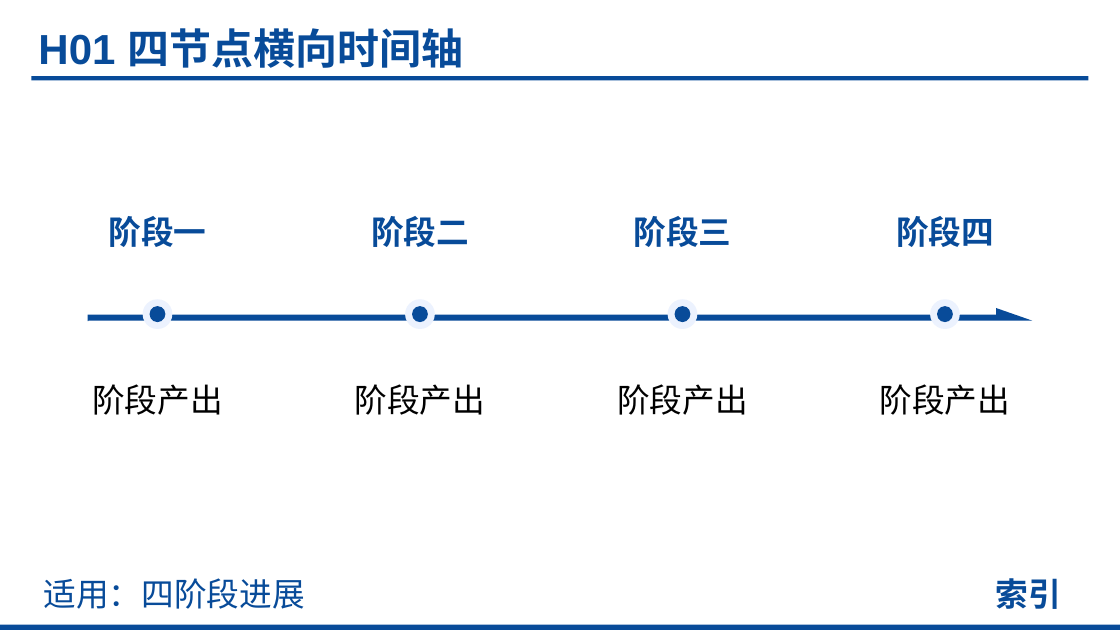
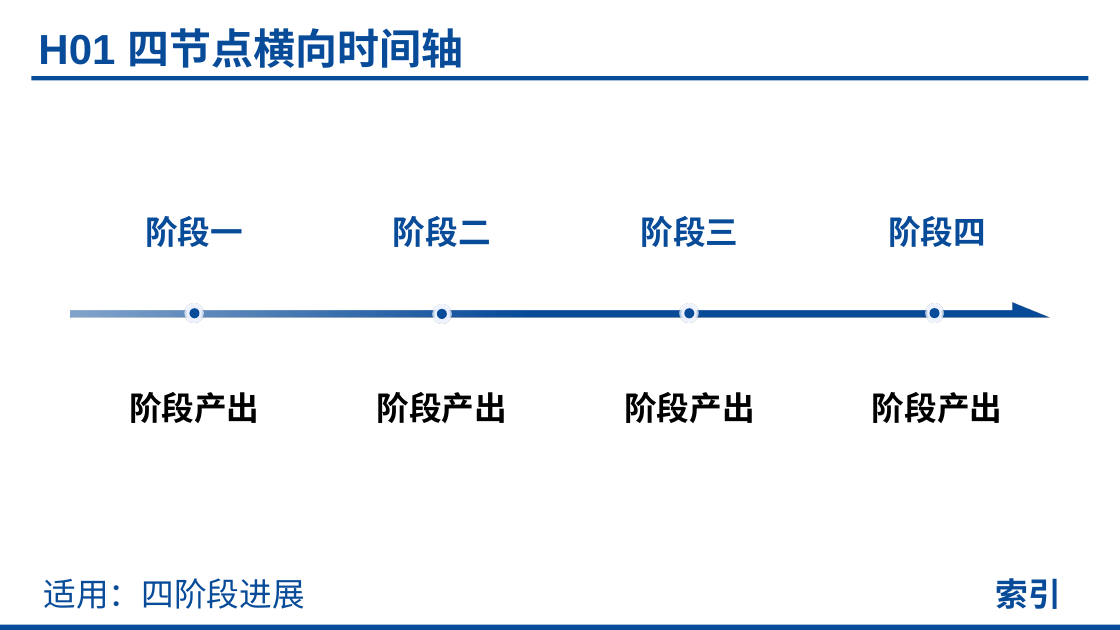
Before and after one commit to realihang/academic-ppt-skill, a slide deck: slide 74 of assets/element-reference.pptx (slide 61 before the commit). Drawn at 1120x630 pixels with LibreOffice and Linux fonts; fonts in the diff are those of the drawing. Boxes give left, top, right and bottom in pixels: in the first picture for what was removed or moved away, otherwise in the second. Text is boxed around its words. In the diff, an @@ line names an element or a change of style, - is before the commit and + after.

```diff
--- a/assets/element-reference.pptx
+++ b/assets/element-reference.pptx
@@ text "阶段一": place and size @@
-text "阶段一" at <box>109,216,207,247</box>
+text "阶段一" at <box>145,216,243,247</box>
@@ text "阶段二": place and size @@
-text "阶段二" at <box>371,216,469,247</box>
+text "阶段二" at <box>393,216,491,247</box>
@@ text "阶段三": place and size @@
-text "阶段三" at <box>634,216,732,247</box>
+text "阶段三" at <box>641,216,739,247</box>
@@ text "阶段四": place and size @@
-text "阶段四" at <box>896,216,994,247</box>
+text "阶段四" at <box>888,216,986,247</box>
@@ freeform shape: place and size @@
-freeform shape at <box>87,308,1033,322</box>
+freeform shape at <box>70,303,1050,318</box>
@@ freeform shape at <box>70,303,1050,318</box>: fill #084B99 to gradient #084B99 @@
@@ fill #ECF2FE to gradient #ECF2FE in 4 elements at <box>680,304,698,323</box>, <box>925,304,944,323</box>, <box>433,305,451,323</box>, <box>185,304,203,323</box> @@
@@ ellipse: place and size @@
-ellipse at <box>143,299,172,329</box>
+ellipse at <box>185,304,203,323</box>
@@ ellipse: place and size @@
-ellipse at <box>150,306,166,322</box>
+ellipse at <box>190,308,200,318</box>
@@ ellipse: place and size @@
-ellipse at <box>405,299,434,329</box>
+ellipse at <box>433,305,451,323</box>
@@ ellipse: place and size @@
-ellipse at <box>413,306,429,322</box>
+ellipse at <box>437,309,447,319</box>
@@ ellipse: place and size @@
-ellipse at <box>668,299,697,329</box>
+ellipse at <box>680,304,698,323</box>
@@ ellipse: place and size @@
-ellipse at <box>675,306,691,322</box>
+ellipse at <box>685,308,695,318</box>
@@ ellipse: place and size @@
-ellipse at <box>930,299,960,329</box>
+ellipse at <box>925,304,944,323</box>
@@ ellipse: place and size @@
-ellipse at <box>938,306,954,322</box>
+ellipse at <box>930,308,940,318</box>
@@ bold on in 4 elements at <box>624,392,755,423</box>, <box>872,392,1003,423</box>, <box>377,392,508,423</box>, <box>129,392,260,423</box> @@
@@ text "阶段产出": place and size @@
-text "阶段产出" at <box>92,384,223,415</box>
+text "阶段产出" at <box>129,392,260,423</box>
@@ text "阶段产出": place and size @@
-text "阶段产出" at <box>355,384,486,415</box>
+text "阶段产出" at <box>377,392,508,423</box>
@@ text "阶段产出": place and size @@
-text "阶段产出" at <box>617,384,748,415</box>
+text "阶段产出" at <box>624,392,755,423</box>
@@ text "阶段产出": place and size @@
-text "阶段产出" at <box>880,384,1011,415</box>
+text "阶段产出" at <box>872,392,1003,423</box>
```
Also in this commit, not shown: 37 other slides changed, 29 slides added, 12 other files.
